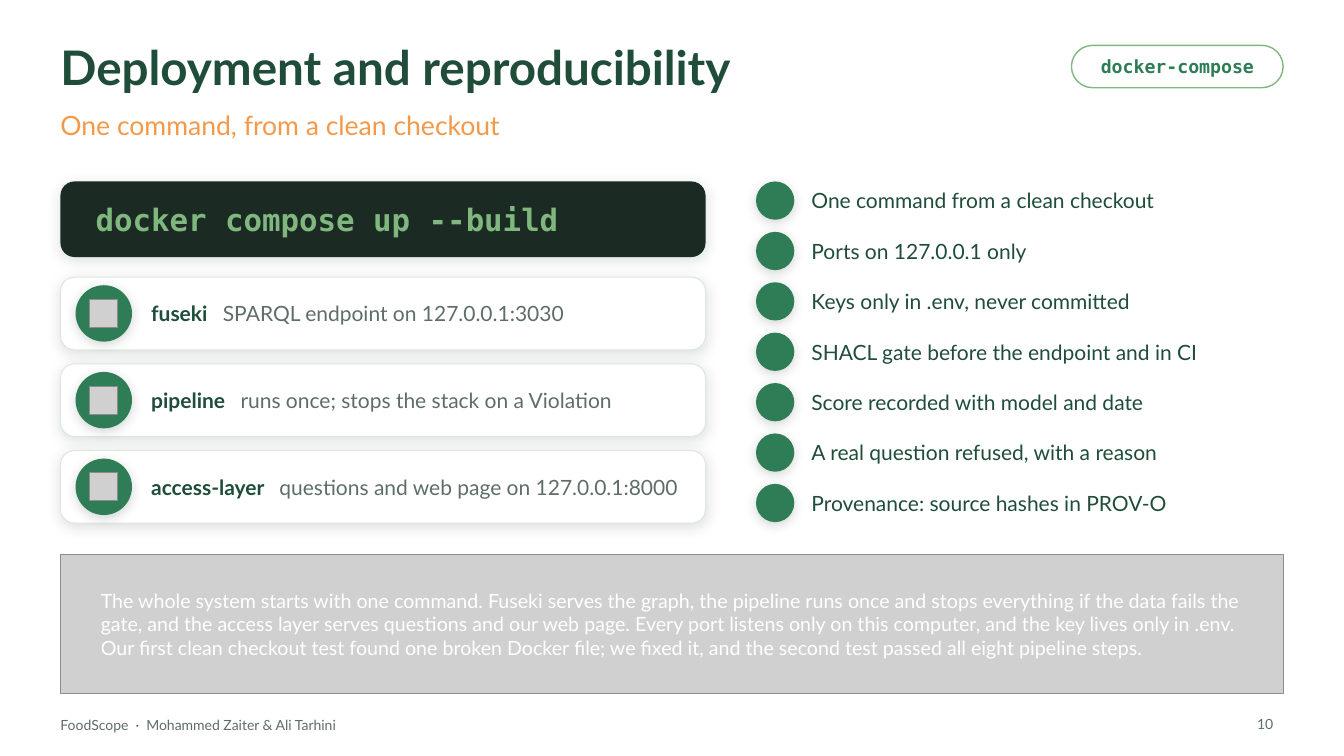
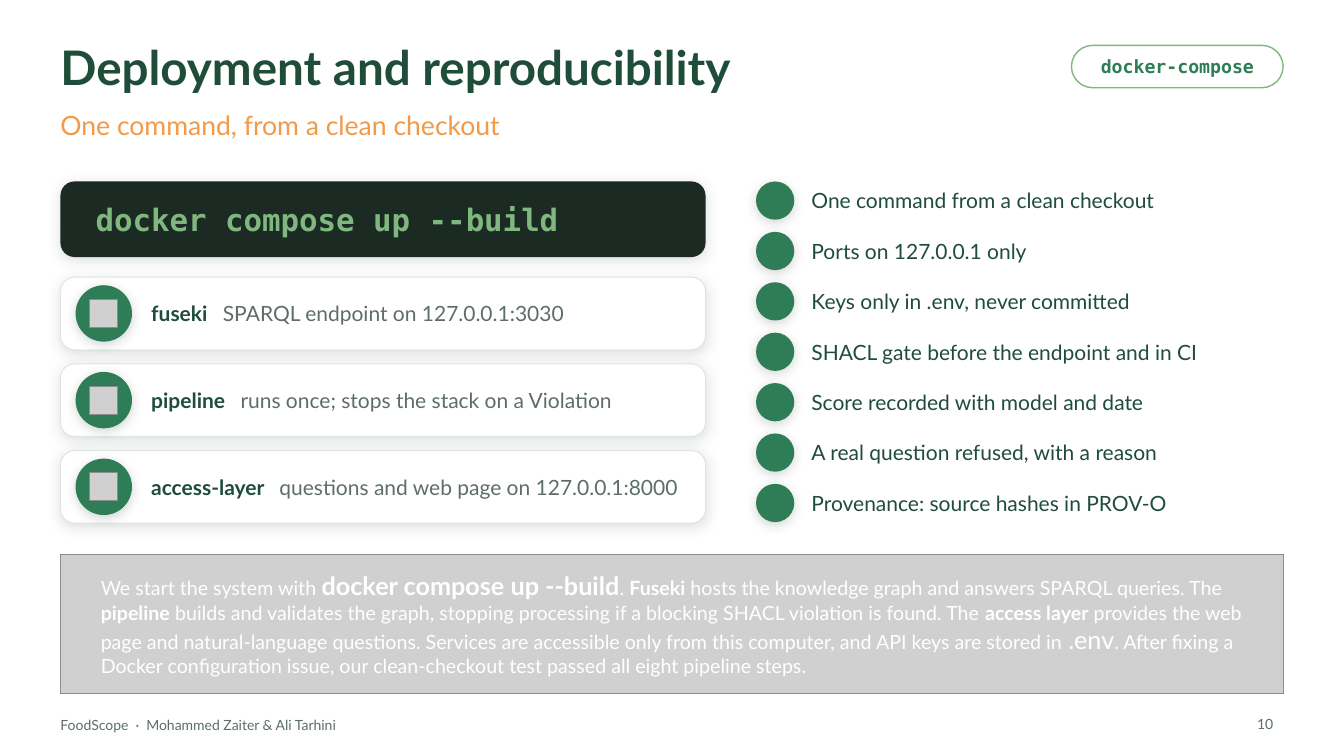
Before and after one commit to MohammedZaiter/knowledge-rep, a slide deck: slide 10 of presentation/FoodScope.pptx. Drawn at 1344x756 pixels with LibreOffice and Linux fonts; fonts in the diff are those of the drawing; grey boxes stand for pictures; background and template pictures are left out. Boxes give left, top, right and bottom in pixels: in the first picture for what was removed or moved away, otherwise in the second. Text is boxed around its words. In the diff, an @@ line names an element or a change of style, - is before the commit and + after.

```diff
--- a/presentation/FoodScope.pptx
+++ b/presentation/FoodScope.pptx
@@ text at (101,577,1242,676): text changed @@
-The whole system starts with one command. Fuseki serves the graph, the pipeline runs once and stops everything if the data fails the gate, and the access layer serves questions and our web page. Every port listens only on this computer, and the key lives only in .env. Our first clean checkout test found one broken Docker file; we fixed it, and the second test passed all eight pipeline steps.
+We start the system with docker compose up --build. Fuseki hosts the knowledge graph and answers SPARQL queries. The pipeline builds and validates the graph, stopping processing if a blocking SHACL violation is found. The access layer provides the web page and natural-language questions. Services are accessible only from this computer, and API keys are stored in .env. After fixing a Docker configuration issue, our clean-checkout test passed all eight pipeline steps.
```
Also in this commit, not shown: 8 other slides changed, 1 slide removed.
